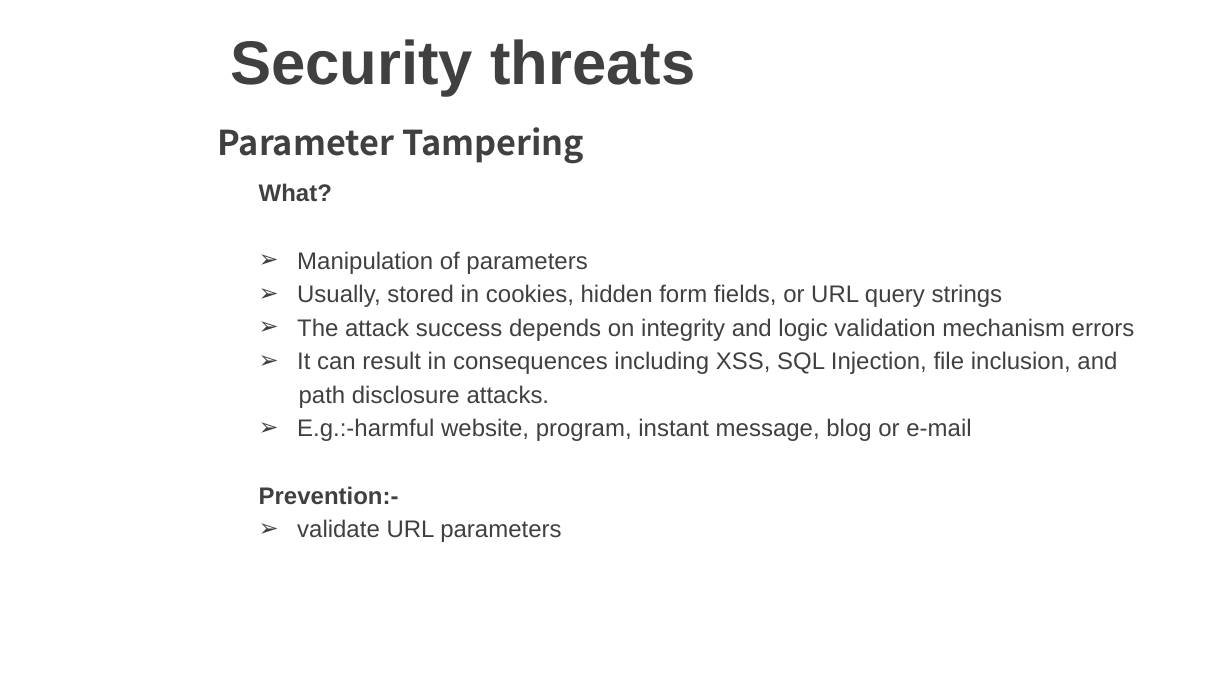
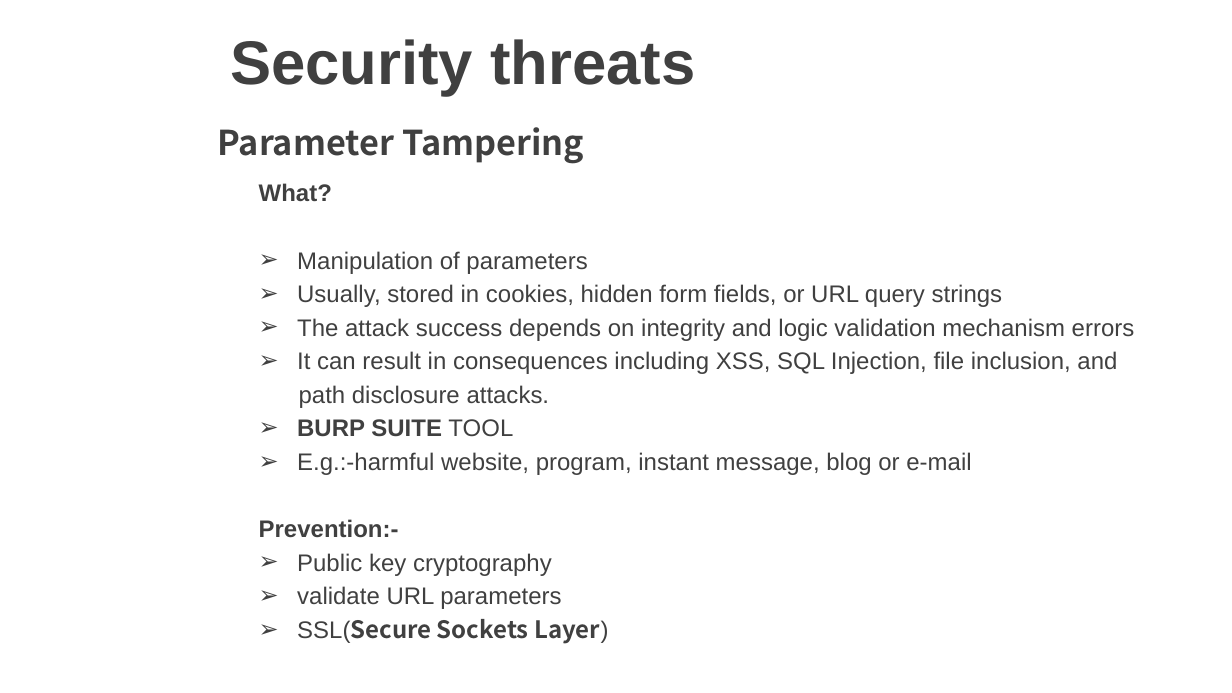
Before and after one commit to vgyureka/DotNetBig, a slide deck: slide 16 of webapiSecurity.pptx (slide 14 before the commit). Drawn at 1232x693 pixels with LibreOffice and Linux fonts; fonts in the diff are those of the drawing; background and template pictures are left out. Boxes give left, top, right and bottom in pixels: in the first picture for what was removed or moved away, otherwise in the second. Text is boxed around its words. In the diff, an @@ line names an element or a change of style, - is before the commit and + after.

Commit message:
Add files via upload
web api security - 11 MARCH 2019

```diff
--- a/webapiSecurity.pptx
+++ b/webapiSecurity.pptx
@@ text at <box>297,419,513,437</box>: paragraph added @@
+➢ BURP SUITE TOOL
@@ text at <box>297,553,552,576</box>: paragraph added @@
+➢ Public key cryptography
@@ text at <box>297,619,608,644</box>: paragraph added @@
+➢ SSL(Secure Sockets Layer)
```
Also in this commit, not shown: 7 other slides changed, 4 slides added.
